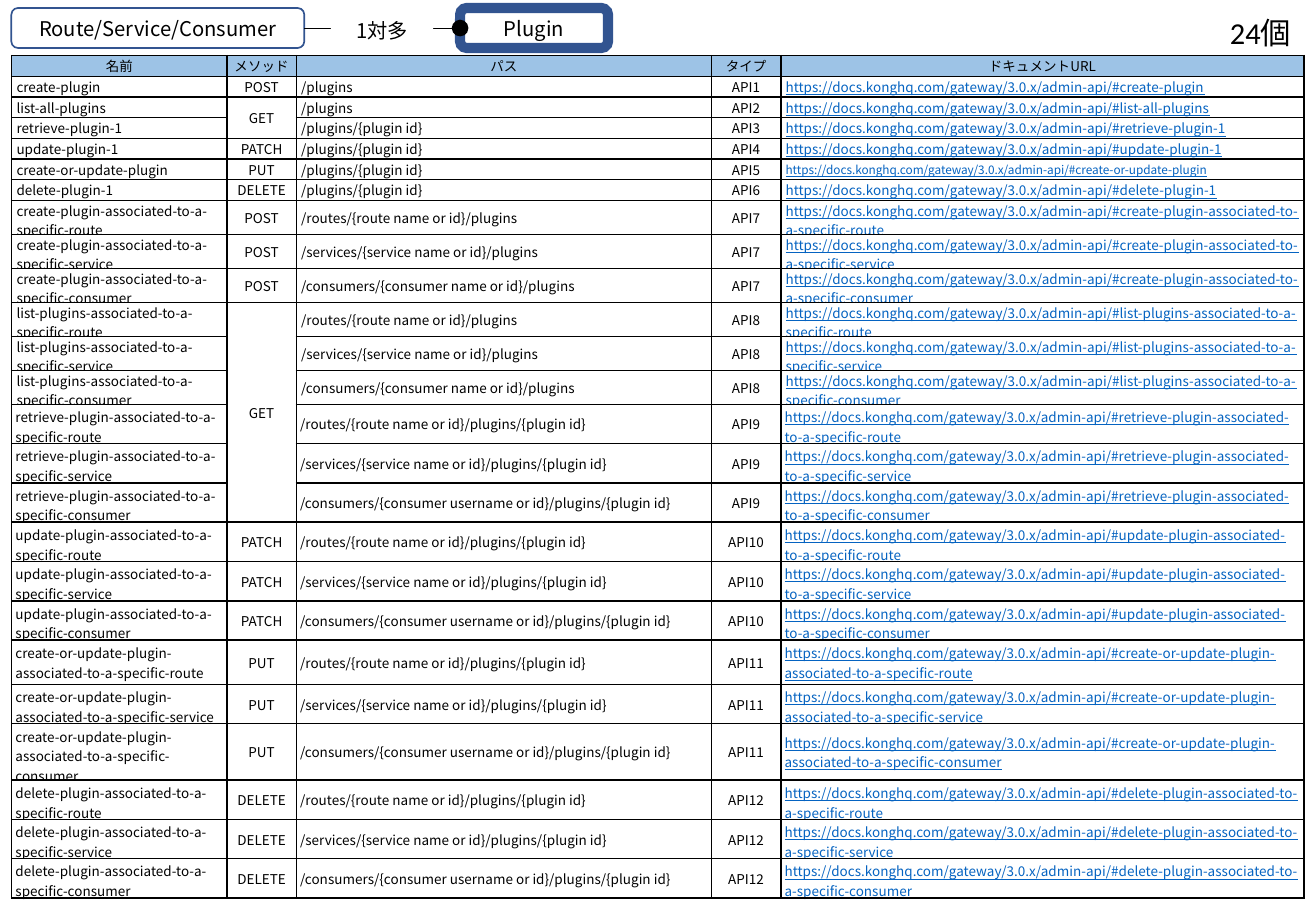
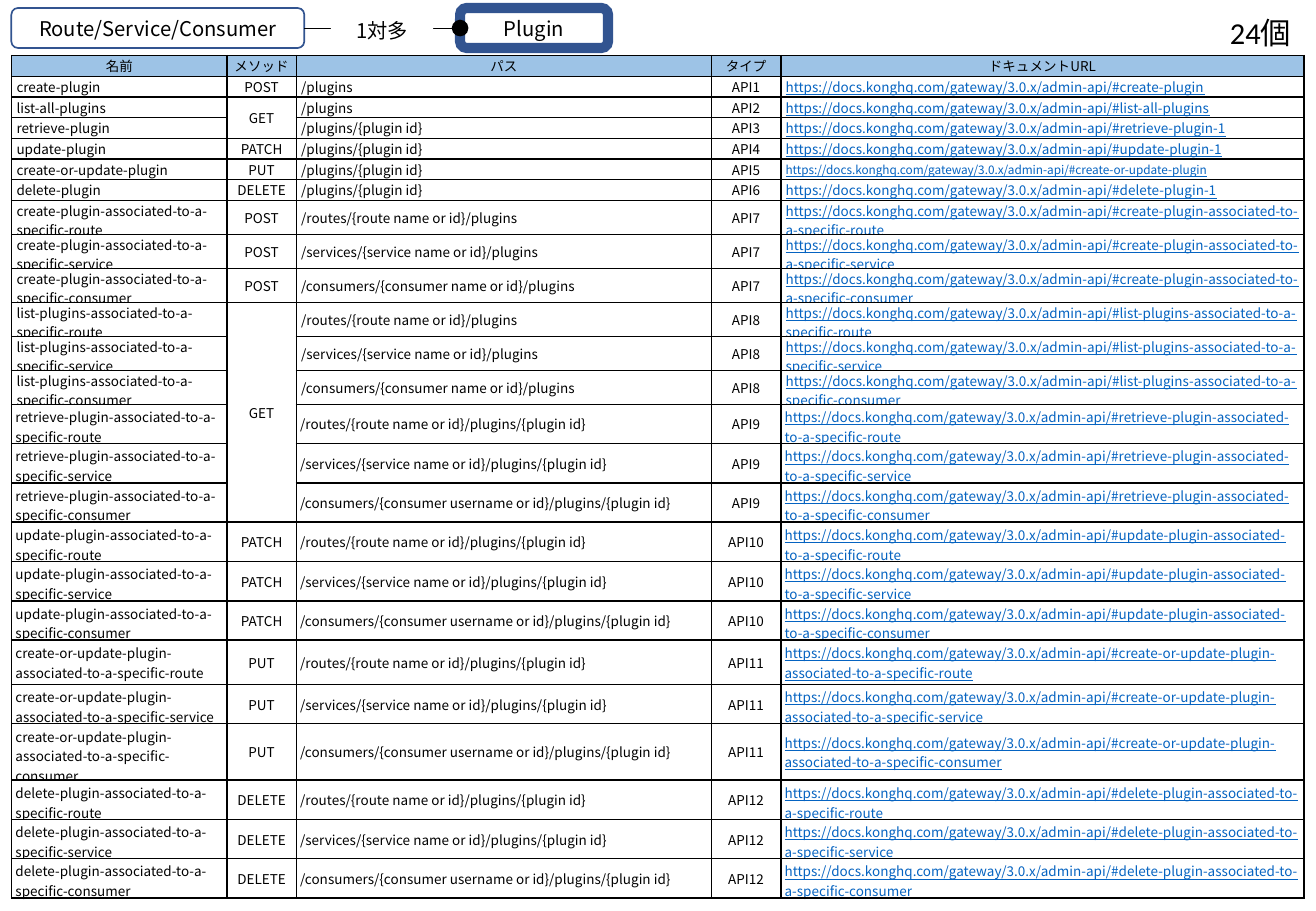
Before and after one commit to david3080/kongadminapi, a slide deck: slide 6 of KongAdminAPI.pptx. Drawn at 1316x911 pixels with LibreOffice and Linux fonts; fonts in the diff are those of the drawing. Boxes give left, top, right and bottom in pixels: in the first picture for what was removed or moved away, otherwise in the second. Text is boxed around its words. In the diff, an @@ line names an element or a change of style, - is before the commit and + after.

```diff
--- a/KongAdminAPI.pptx
+++ b/KongAdminAPI.pptx
@@ table at (x1=12, y1=56, x2=1305, y2=903) @@
-row 4, column 1: retrieve-plugin-1
+row 4, column 1: retrieve-plugin
-row 5, column 1: update-plugin-1
+row 5, column 1: update-plugin
-row 7, column 1: delete-plugin-1
+row 7, column 1: delete-plugin
```
Also in this commit, not shown: 8 other slides changed, 2 other files.
